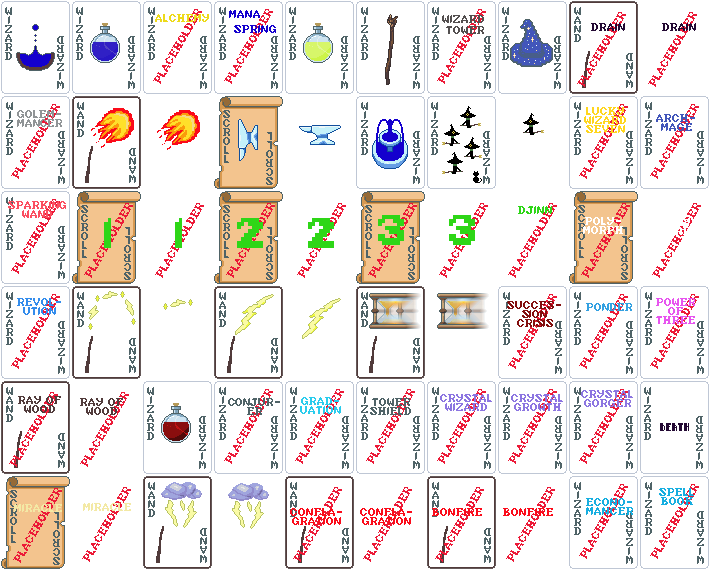
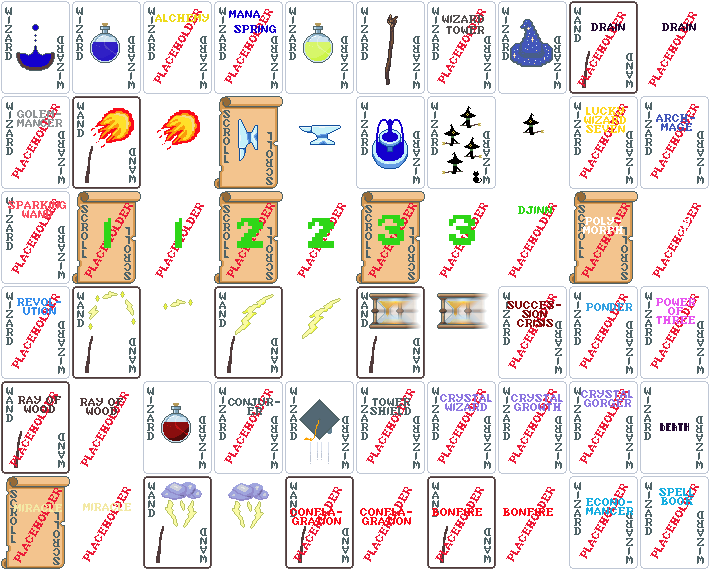
Comparing the layer stacks of the two 710px x 570px images. Changes:
added group "Graduation" with 2 layers above "Placeholder Tower Shield" over <box>295,389,344,464</box>
added layer "Graduation art" in group "Graduation" over <box>299,399,340,464</box>
renamed "Placeholder Graduation" to "Graduation back", moved it into group "Graduation", painted on it over <box>295,389,344,464</box>
